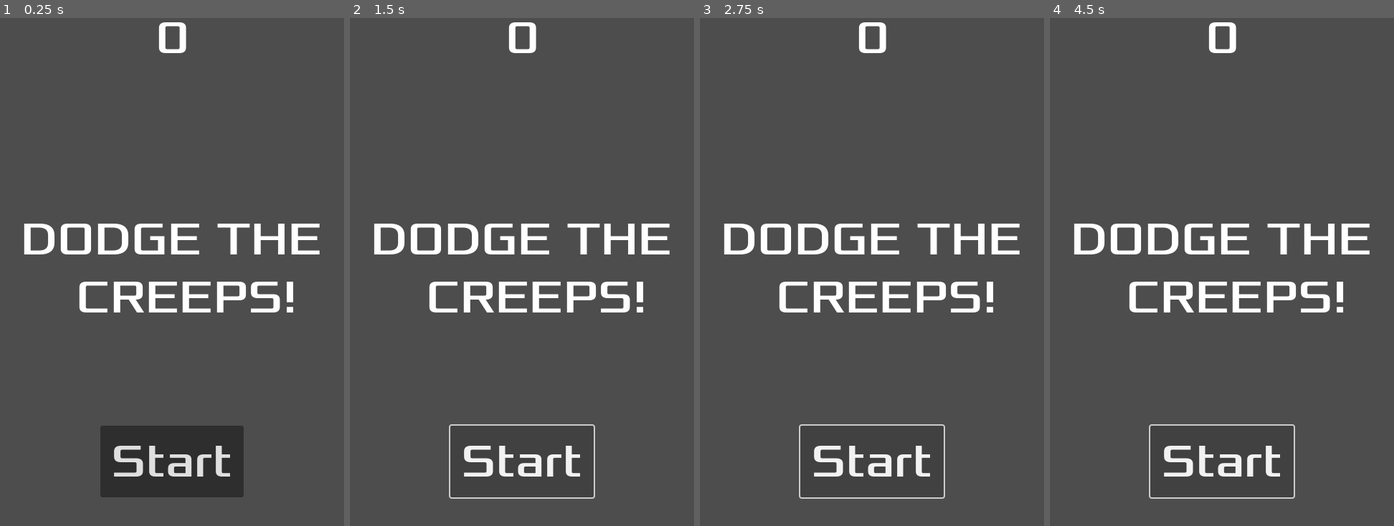
Above: before the commit, frames 1-4 (left to right).
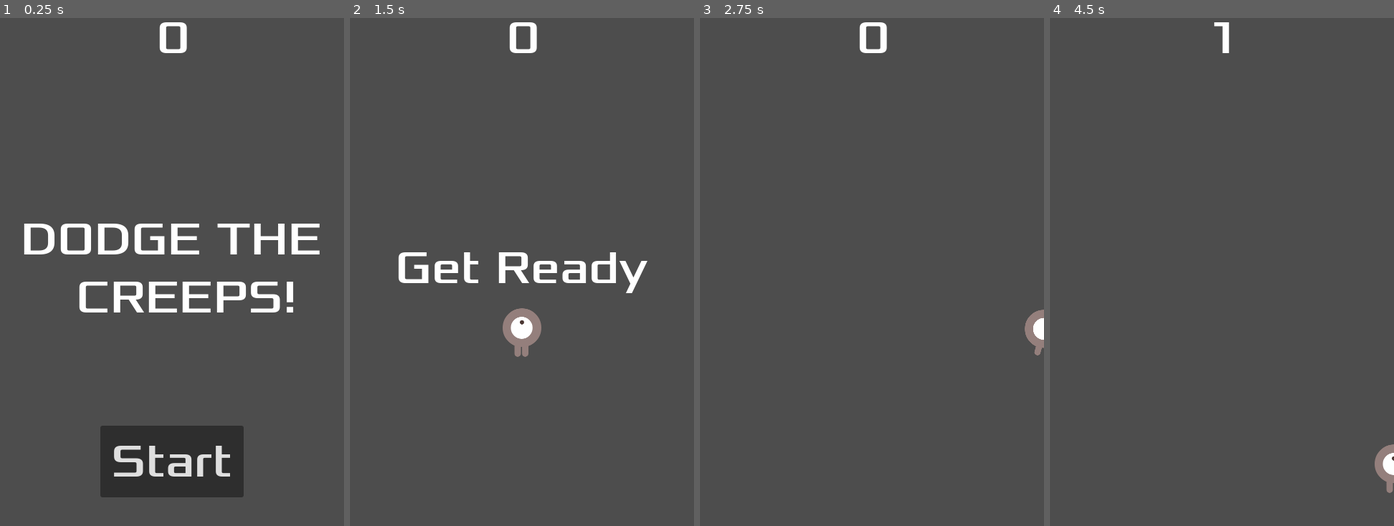
Above: after the commit, the same moments.

Repository: prejammers/godot-2d-tutorial
Game: Godot game, scene res://Scenes/main.tscn
Same seed, same stepped clock (60 frames per second), same inputs: the game is played once before the commit and once after it.
Inputs (mouse positions are in pixels of both pictures, inside the frame that each line leads up to):
- Up to frame 1 (0.25 s): no input
- Up to frame 2 (1.5 s): click "Start" at 0.5 s; click (522, 459) at 1.25 s, where only the run before the commit has a clickable "Start"
- Up to frame 3 (2.75 s): tap Enter at 2 s; hold D (move_right) from 2.03 s (still down)
- Up to frame 4 (4.5 s): release D (move_right) at 2.78 s; hold S (move_down) 2.78-3.53 s; hold D (move_right) 3.53-4.28 s; tap Space at 4.25 s; hold W (move_up) from 4.28 s (still down)

The runs differ from the first frame. In frame 1, less than 0.1% of the frame differs, in the area x 46-55%, y 0-7%; in frame 2, 7.6%, in the area x 6-93%, y 0-95%; in frame 3, 5.7%; in frame 4, 5.9%.
Error after the commit: Cannot call method 'instantiate' on a null value. (res://Scenes/main.tscn::GDScript_7s6hb:37)

Commit message:
updated HUD No2

Diff:
--- a/Scenes/HUD.gd
+++ b/Scenes/HUD.gd
@@ -33,5 +33,14 @@
 
 
 # Called every frame. 'delta' is the elapsed time since the previous frame.
+@warning_ignore("unused_parameter")
 func _process(delta):
 	pass
+
+
+func _on_start_game():
+	pass # Replace with function body.
+
+
+func new_game():
+	pass # Replace with function body.
--- a/Scenes/Main.gd
+++ b/Scenes/Main.gd
@@ -9,6 +9,7 @@
 
 
 # Called every frame. 'delta' is the elapsed time since the previous frame.
+@warning_ignore("unused_parameter")
 func _process(delta):
 	pass
 
--- a/Scenes/hud.tscn
+++ b/Scenes/hud.tscn
@@ -7,12 +7,15 @@
 script = ExtResource("1_3nybc")
 
 [node name="ScoreLabel" type="Label" parent="."]
-anchors_preset = 5
+anchors_preset = -1
 anchor_left = 0.5
+anchor_top = 0.044
 anchor_right = 0.5
-offset_left = -22.5
-offset_right = 22.5
-offset_bottom = 78.0
+anchor_bottom = 0.044
+offset_left = -22.0
+offset_top = -31.68
+offset_right = 25.0
+offset_bottom = 46.32
 grow_horizontal = 2
 theme_override_fonts/font = ExtResource("2_m70bh")
 theme_override_font_sizes/font_size = 64
@@ -42,15 +45,15 @@
 autowrap_mode = 2
 
 [node name="StartButton" type="Button" parent="."]
-anchors_preset = 7
+anchors_preset = -1
 anchor_left = 0.5
-anchor_top = 1.0
+anchor_top = 0.878
 anchor_right = 0.5
-anchor_bottom = 1.0
+anchor_bottom = 0.878
 offset_left = -100.0
-offset_top = -140.0
+offset_top = -52.16
 offset_right = 100.0
-offset_bottom = -40.0
+offset_bottom = 47.84
 grow_horizontal = 2
 grow_vertical = 0
 theme_override_fonts/font = ExtResource("2_m70bh")
@@ -60,3 +63,6 @@
 [node name="MessageTimer" type="Timer" parent="."]
 wait_time = 2.0
 one_shot = true
+
+[connection signal="pressed" from="StartButton" to="." method="_on_start_button_pressed"]
+[connection signal="timeout" from="MessageTimer" to="." method="_on_message_timer_timeout"]
--- a/Scenes/main.tscn
+++ b/Scenes/main.tscn
@@ -1,8 +1,68 @@
 [gd_scene load_steps=5 format=3 uid="uid://cbdqmf61qtfsf"]
 
-[ext_resource type="Script" path="res://Scenes/Main.gd" id="1_66s6h"]
 [ext_resource type="PackedScene" uid="uid://bmpqumsmvibdw" path="res://Scenes/player.tscn" id="2_0cbwy"]
 [ext_resource type="PackedScene" uid="uid://btxftm08glddu" path="res://Scenes/hud.tscn" id="3_x50bc"]
+
+[sub_resource type="GDScript" id="GDScript_7s6hb"]
+resource_local_to_scene = true
+script/source = "extends Node
+
+@export var mob_scene: PackedScene
+var score
+
+# Called when the node enters the scene tree for the first time.
+func _ready():
+	pass
+
+
+# Called every frame. 'delta' is the elapsed time since the previous frame.
+@warning_ignore(\"unused_parameter\")
+func _process(delta):
+	pass
+
+func game_over():
+	$ScoreTimer.stop()
+	$MobTimer.stop()
+	$HUD.show_game_over()
+
+func new_game():
+	score = 0
+	$Player.start($StartPosition.position)
+	$StartTimer.start()
+	$HUD.update_score(score)
+	$HUD.show_message(\"Get Ready\")
+
+func _on_score_timer_timeout():
+	score += 1
+	$HUD.update_score(score)
+
+func _on_start_timer_timeout():
+	$MobTimer.start()
+	$ScoreTimer.start()
+
+func _on_mob_timer_timeout():
+	var mob = mob_scene.instantiate()
+	# Choose a random location on Path2D.
+	var mob_spawn_location = $MobPath/MobSpawnLocation
+	mob_spawn_location.progress_ratio = randf()
+
+	# Set the mob's direction perpendicular to the path direction.
+	var direction = mob_spawn_location.rotation + PI / 2
+
+	# Set the mob's position to a random location.
+	mob.position = mob_spawn_location.position
+
+	# Add some randomness to the direction.
+	direction += randf_range(-PI / 4, PI / 4)
+	mob.rotation = direction
+
+	# Choose the velocity for the mob.
+	var velocity = Vector2(randf_range(150.0, 250.0), 0.0)
+	mob.linear_velocity = velocity.rotated(direction)
+
+	# Spawn the mob by adding it to the Main scene.
+	add_child(mob)
+"
 
 [sub_resource type="Curve2D" id="Curve2D_6av2y"]
 _data = {
@@ -11,7 +71,7 @@
 point_count = 5
 
 [node name="Main" type="Node"]
-script = ExtResource("1_66s6h")
+script = SubResource("GDScript_7s6hb")
 
 [node name="Player" parent="." instance=ExtResource("2_0cbwy")]
 metadata/_edit_group_ = true
--- a/Scenes/player.gd
+++ b/Scenes/player.gd
@@ -41,7 +41,7 @@
 		$AnimatedSprite2D.flip_v = velocity.y > 0
 
 
-func _on_body_entered(body):
+func _on_body_entered(_body):
 	hide() # Player disappears after being hit.
 	hit.emit()
 	# Must be deferred as we can't change physics properties on a physics callback.
